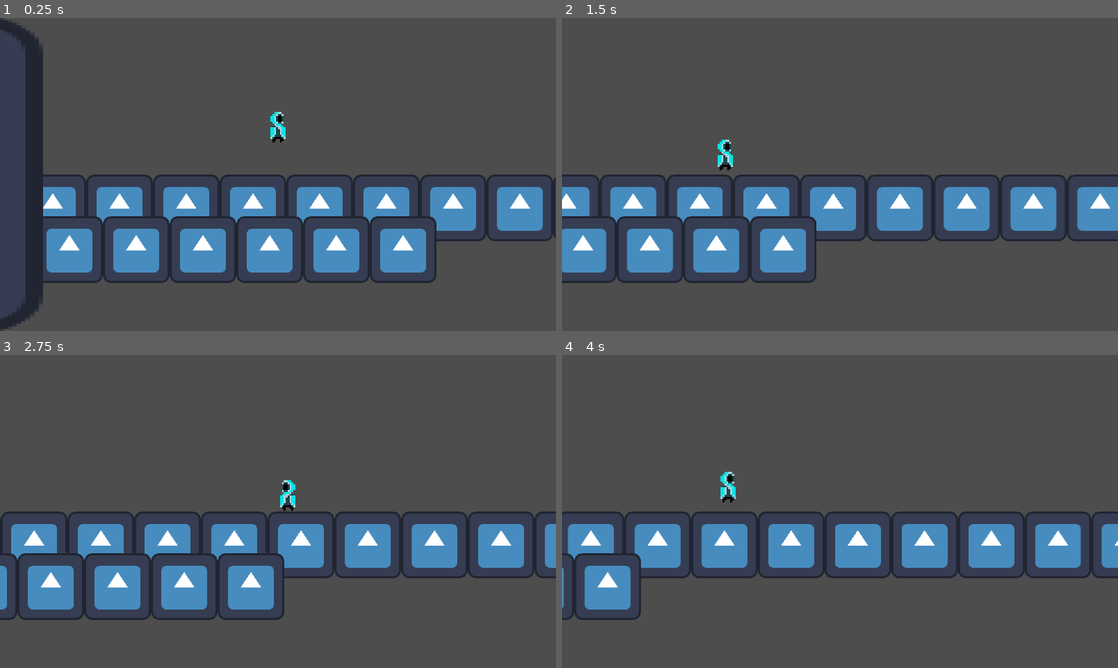
Above: before the commit, frames 1-4 (two rows, left to right).
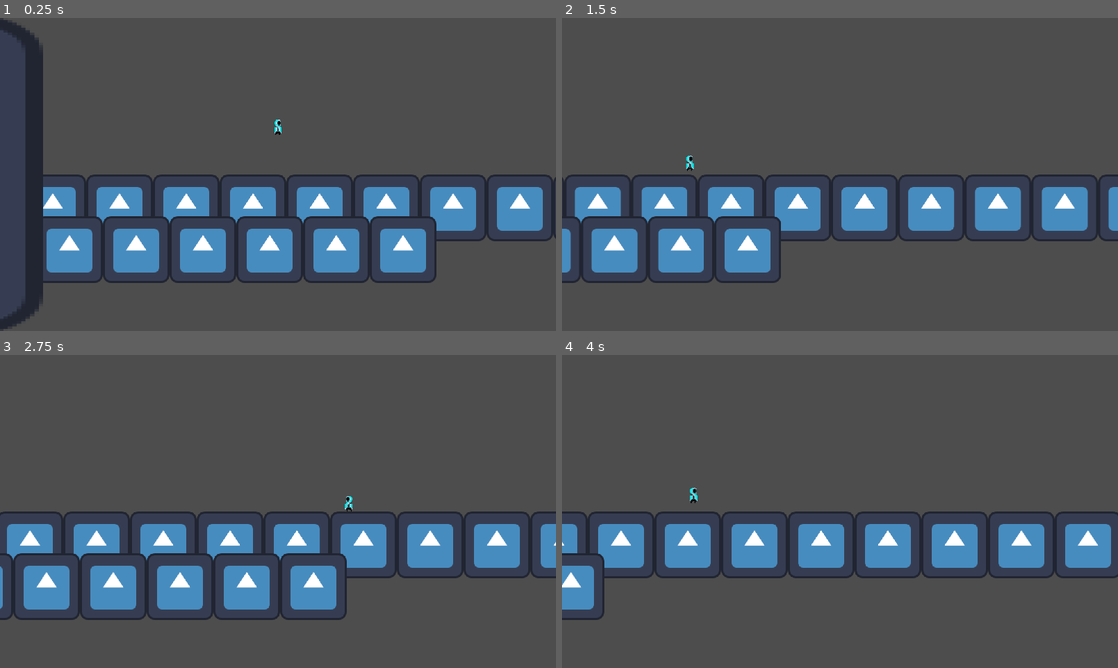
Above: after the commit, the same moments.

Repository: Crosgaard/DimensionHopperPlatformer
Game: Godot game, scene res://Scenes/Levels/full_level_parent.tscn
The game is run twice, just before and just after one commit, with the same random seed, the same clock (stepped at 60 frames per second) and the same inputs. This scene is started directly instead of the project's main scene. The engine's default icon, where the game draws it, is replaced by a stand-in: a white triangle on a blue panel in a dark square.
Inputs:
- Up to frame 1 (0.25 s): no input
- Up to frame 2 (1.5 s): hold D (move_right) from 0.53 s (still down); tap Space (dimension_shift) at 0.6 s; tap W (jump) at 0.77 s; tap Shift (dash) at 1.35 s
- Up to frame 3 (2.75 s): tap W (jump) at 1.52 s; tap Space (dimension_shift) at 1.55, 2.1 s; release D (move_right) at 2.03 s; hold A (move_left) from 2.03 s (still down)
- Up to frame 4 (4 s): release A (move_left) at 2.78 s; hold D (move_right) from 2.78 s (still down); tap Space (dimension_shift) at 2.85, 3.8 s; tap W (jump) at 3.02, 3.77 s; tap Shift (dash) at 3.6 s

The runs differ from the first frame. In frame 1, 0.2% of the frame differs, in the area x 48-52%, y 30-40%; in frame 2, 14%, in the area x 0-100%, y 38-85%; in frame 3, 8.8%; in frame 4, 12%.

Commit message:
#15 Added full_level change

Diff:
--- a/Scenes/Levels/full_level_parent.gd
+++ b/Scenes/Levels/full_level_parent.gd
@@ -1,6 +1,18 @@
 extends Node2D
+
+@onready var dimension_1: LevelParent = $Dimension1
+@onready var dimension_2: LevelParent = $Dimension2
+@onready var current_dimension: LevelParent = dimension_1
 
 func _process(delta: float) -> void:
 	if Input.is_action_just_pressed("dimension_shift"):
-		$Dimension1.tileMap.tile_set.set_physics_layer_collision_layer(0,1)
-		print($Dimension1.tileMap.tile_set.get_physics_layer_collision_layer(0))
+		match current_dimension:
+			dimension_1:
+				change_dimension(dimension_2)
+			dimension_2:
+				change_dimension(dimension_1)
+
+func change_dimension(new_dimension: LevelParent) -> void:
+	current_dimension.exit_dimension()
+	current_dimension = new_dimension
+	current_dimension.enter_dimension()
--- a/Scenes/Levels/full_level_parent.tscn
+++ b/Scenes/Levels/full_level_parent.tscn
@@ -629,6 +629,7 @@
 
 [node name="Player" parent="." instance=ExtResource("3_w7gn8")]
 position = Vector2(2.08165e-12, -300)
+scale = Vector2(0.5, 0.5)
 collision_layer = 64
 collision_mask = 63
 
--- a/Scenes/Levels/level_parent.gd
+++ b/Scenes/Levels/level_parent.gd
@@ -1,3 +1,9 @@
-extends Node2D
+class_name LevelParent extends Node2D
 
 @onready var tileMap: TileMap = $TileMap
+
+func enter_dimension() -> void:
+	pass
+
+func exit_dimension() -> void:
+	pass
--- a/Scenes/Player/player.gd
+++ b/Scenes/Player/player.gd
@@ -26,7 +26,6 @@
 
 	# Camera offset
 	camera.position.x = position.x
-	print(velocity.x)
 	if velocity.x > 1:
 		camera.position.x += camera_offset
 	elif velocity.x < -1:
--- a/Scenes/Player/player.tscn
+++ b/Scenes/Player/player.tscn
@@ -126,5 +126,5 @@
 position = Vector2(2.08165e-12, 2.08165e-12)
 zoom = Vector2(0.6, 0.6)
 position_smoothing_enabled = true
-position_smoothing_speed = 2.0
+position_smoothing_speed = 4.0
 metadata/_edit_lock_ = true
